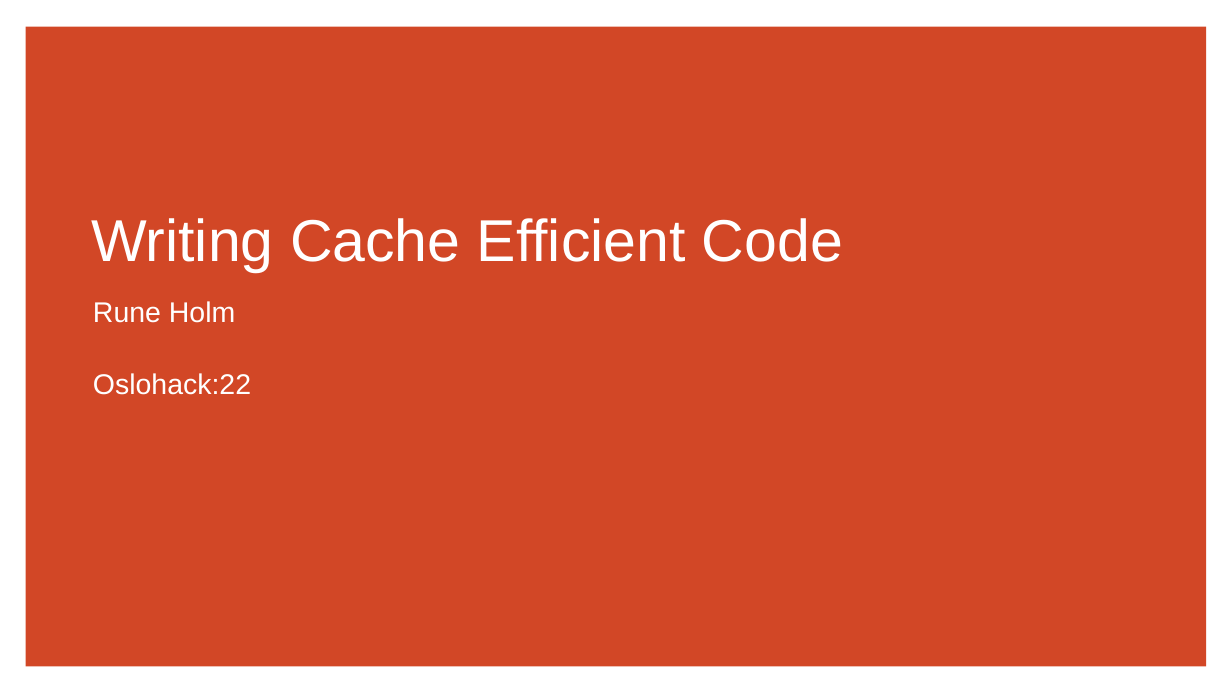
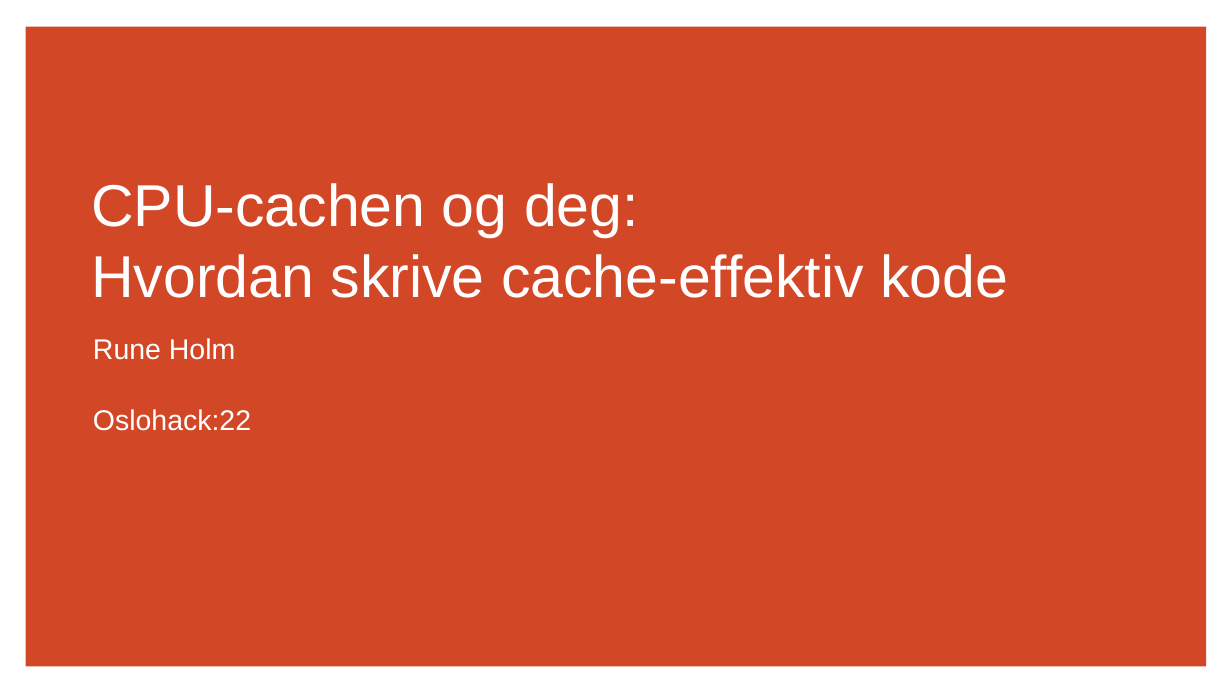
Before and after one commit to runehol/cache_efficiency_talk, a slide deck: slide 1 of Writing Cache Efficient Code.pptx. Drawn at 1232x693 pixels with LibreOffice and Linux fonts; fonts in the diff are those of the drawing. Boxes give left, top, right and bottom in pixels: in the first picture for what was removed or moved away, otherwise in the second. Text is boxed around its words. In the diff, an @@ line names an element or a change of style, - is before the commit and + after.

Commit message:
adjusted title

```diff
--- a/Writing Cache Efficient Code.pptx
+++ b/Writing Cache Efficient Code.pptx
@@ title at bbox=[91, 183, 1008, 298]: text changed @@
-Writing Cache Efficient Code
+CPU-cachen og deg:
+Hvordan skrive cache-effektiv kode
@@ subtitle "Rune Holm": place and size @@
-subtitle "Rune Holm" at bbox=[93, 301, 251, 395]
+subtitle "Rune Holm" at bbox=[93, 338, 251, 431]
```
